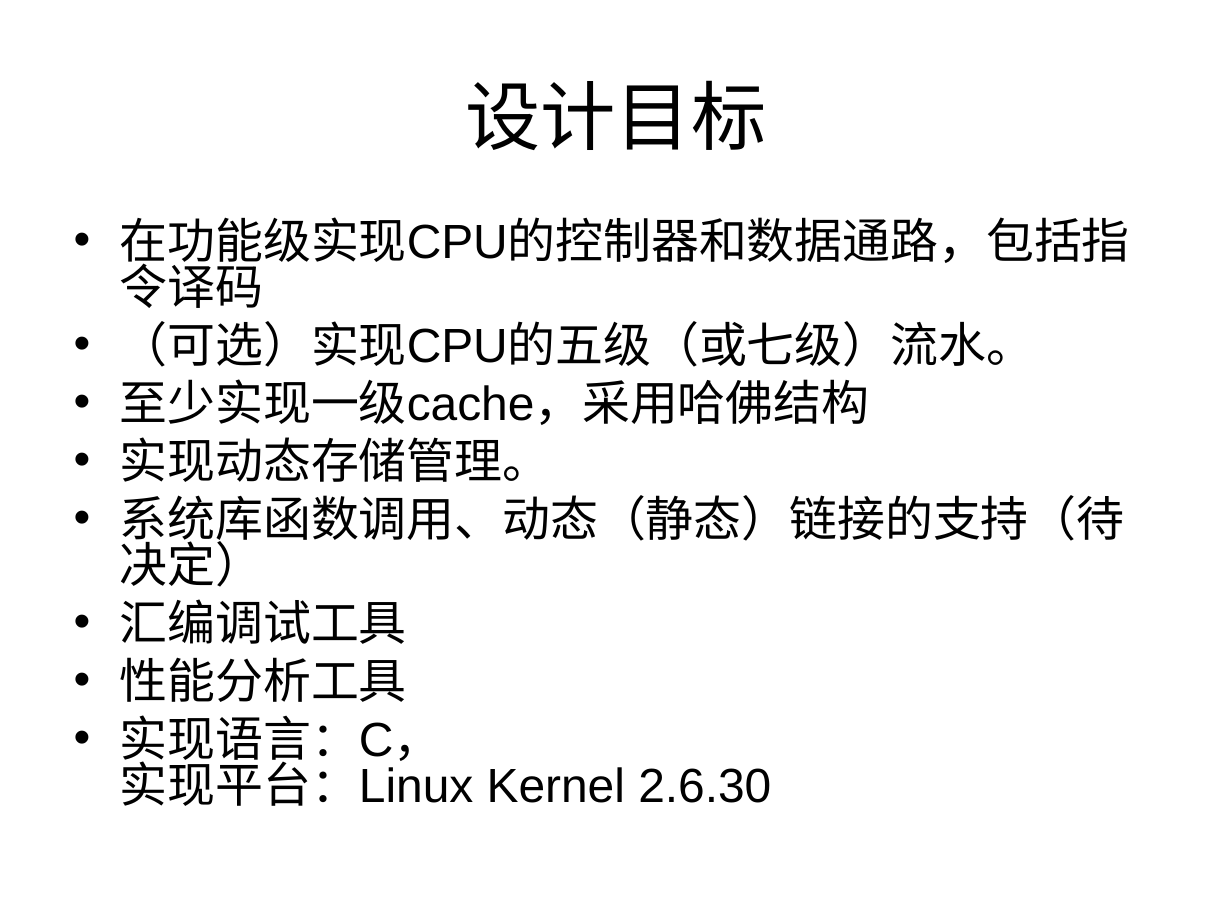
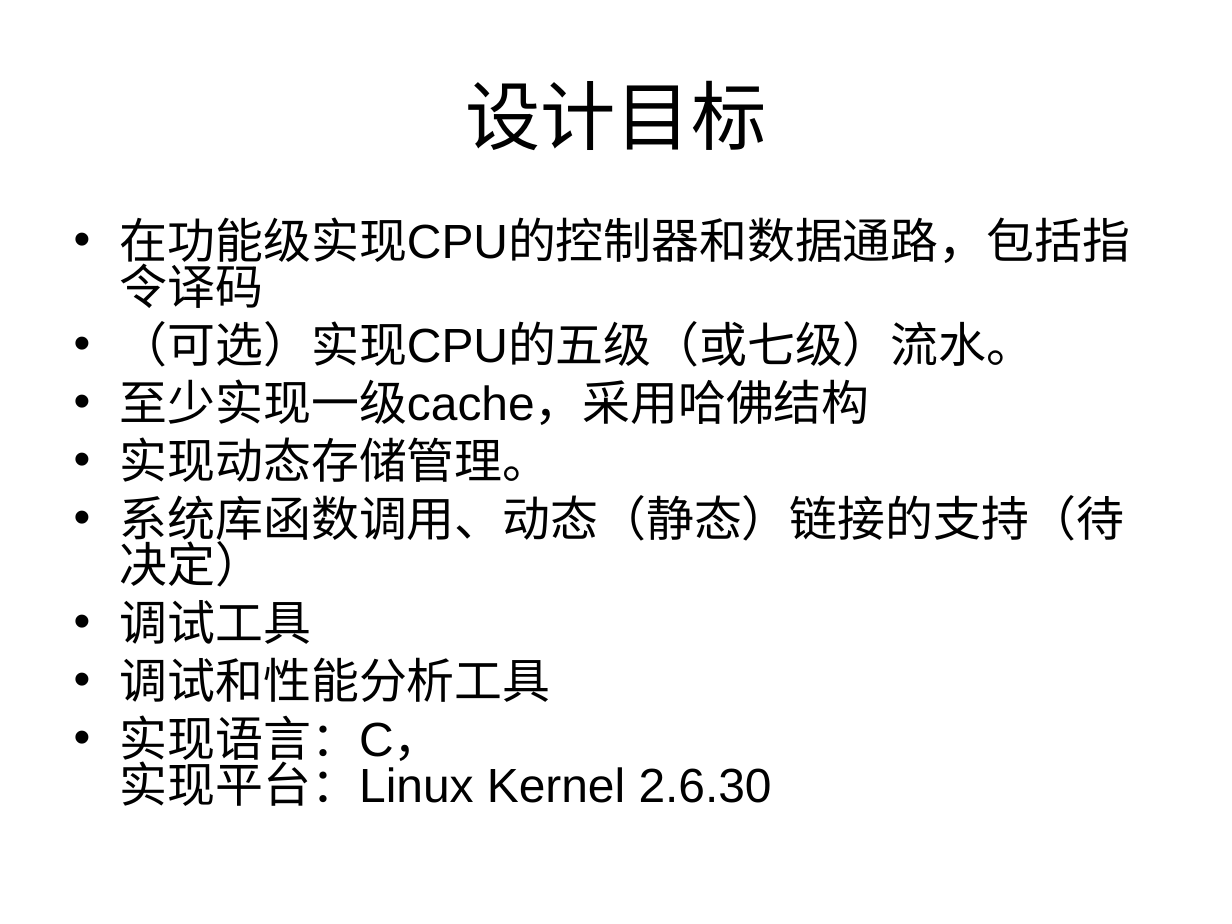
Before and after one commit to hualiansheng/minic, a slide deck: slide 3 of simulator/doc/报告.ppt. Drawn at 1232x924 pixels with LibreOffice and Linux fonts; fonts in the diff are those of the drawing. Boxes give left, top, right and bottom in pixels: in the first picture for what was removed or moved away, otherwise in the second. Text is boxed around its words. In the diff, an @@ line names an element or a change of style, - is before the commit and + after.

```diff
--- a/simulator/doc/报告.ppt
+++ b/simulator/doc/报告.ppt
@@ text at (120,217,1130,806): indent changed @@
@@ text at (120,600,551,702): text changed @@
-• 汇编调试工具
-• 性能分析工具
+• 调试工具
+• 调试和性能分析工具
```
Also in this commit, not shown: 6 other slides changed.
